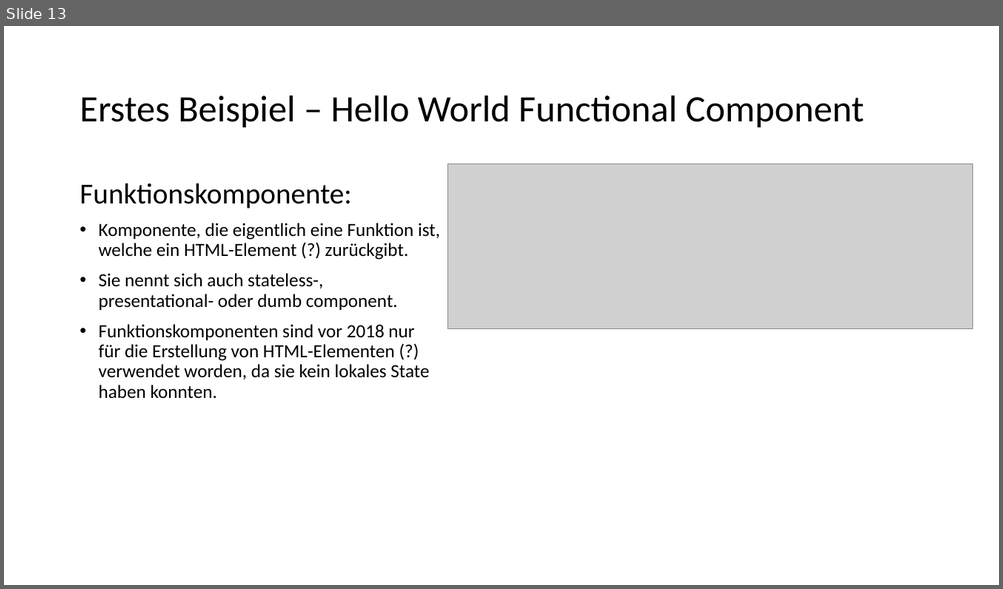
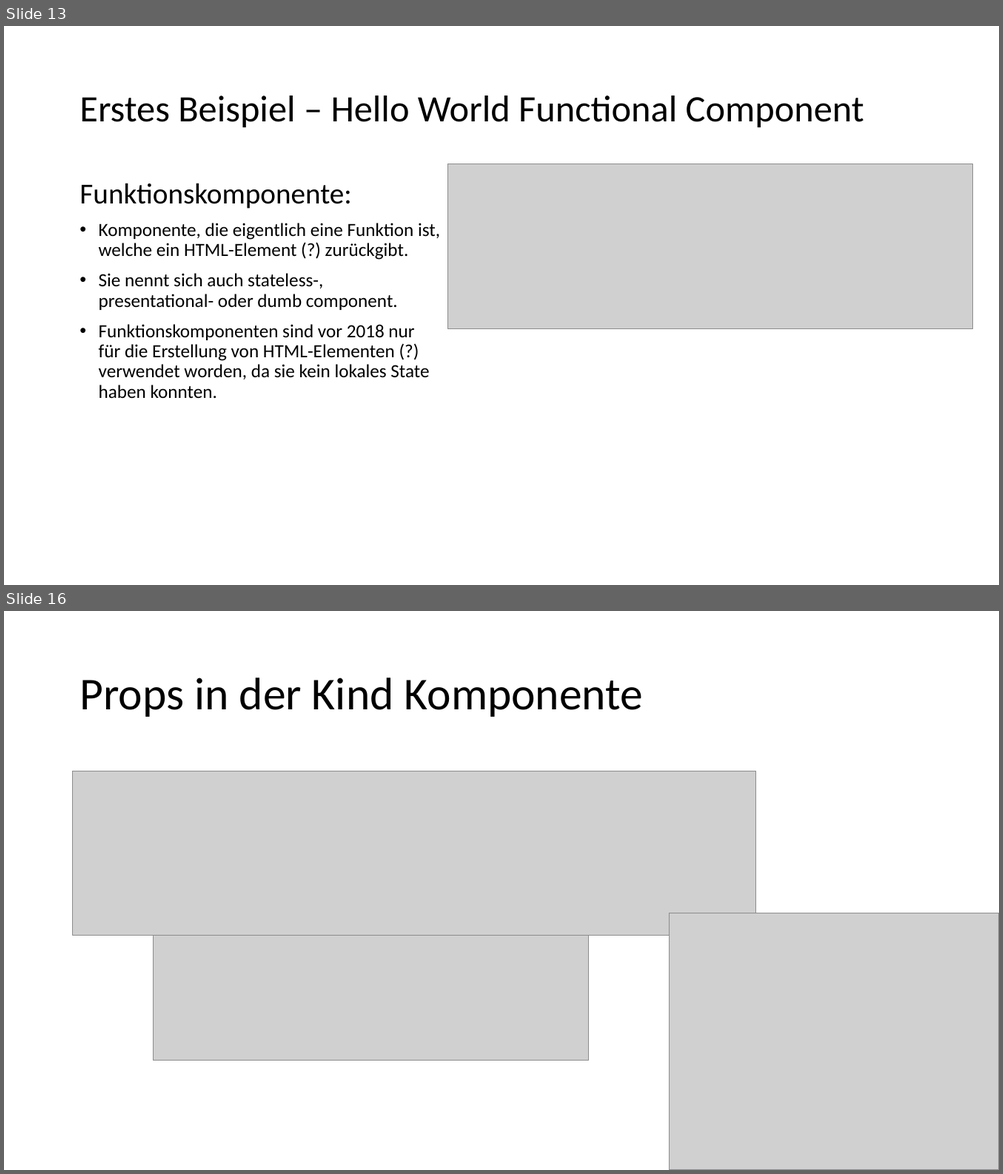
Before and after one commit to szitastamas/react_presentation_drheuer, a slide deck: React_Components.pptx. Shown one above the other, each under a label of ours: slide 13 before the commit, slides 13 and 16 after it; the slides between them are not shown. The pictures are 1003x589 and 1003x1174 pixels, drawn with LibreOffice and Linux fonts; fonts in the diff are those of the drawing; grey boxes stand for pictures. Boxes give left, top, right and bottom in pixels: in the first picture for what was removed or moved away, otherwise in the second. Text is boxed around its words. In the diff, an @@ line names an element or a change of style, - is before the commit and + after.

```diff
--- a/React_Components.pptx
+++ b/React_Components.pptx
@@ slide 16 added at <box>4,611,999,1170</box>, background #FFFFFF @@
@@ title added at <box>79,678,643,717</box>, 44 pt, text #000000 @@
+Props in der Kind Komponente
@@ picture added at <box>73,771,756,936</box> @@
@@ picture added at <box>669,914,999,1170</box> @@
@@ picture added at <box>153,936,588,1061</box> @@
```
Also in this commit, not shown: 1 slide changed, 8 other slides added, 4 other files.
